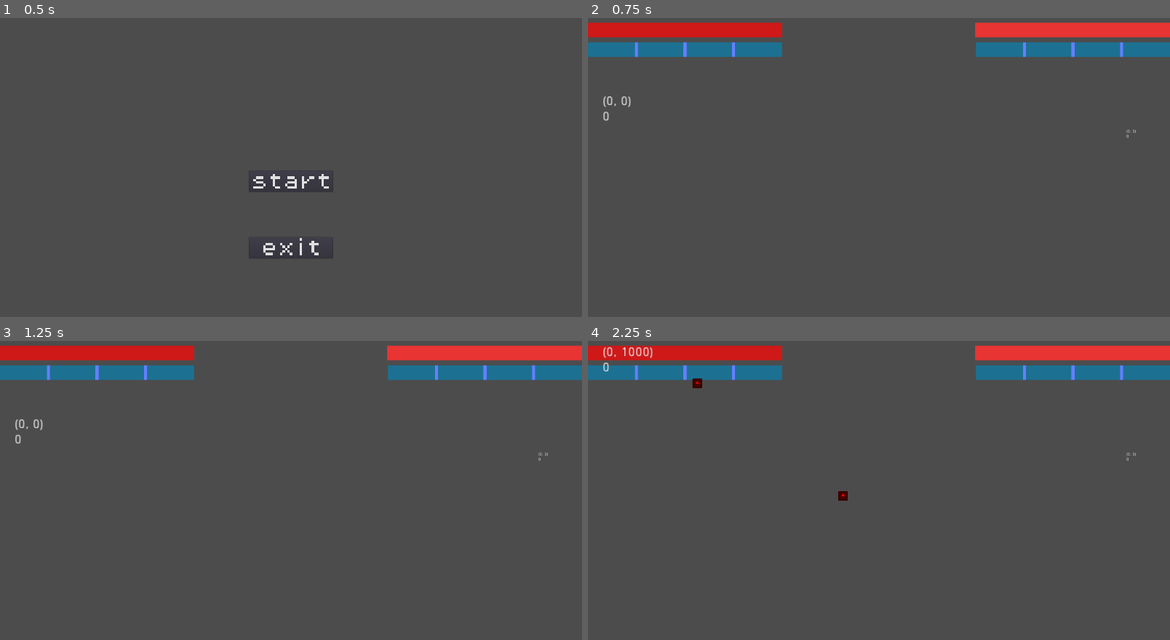
Above: before the commit, frames 1-4 (two rows, left to right).
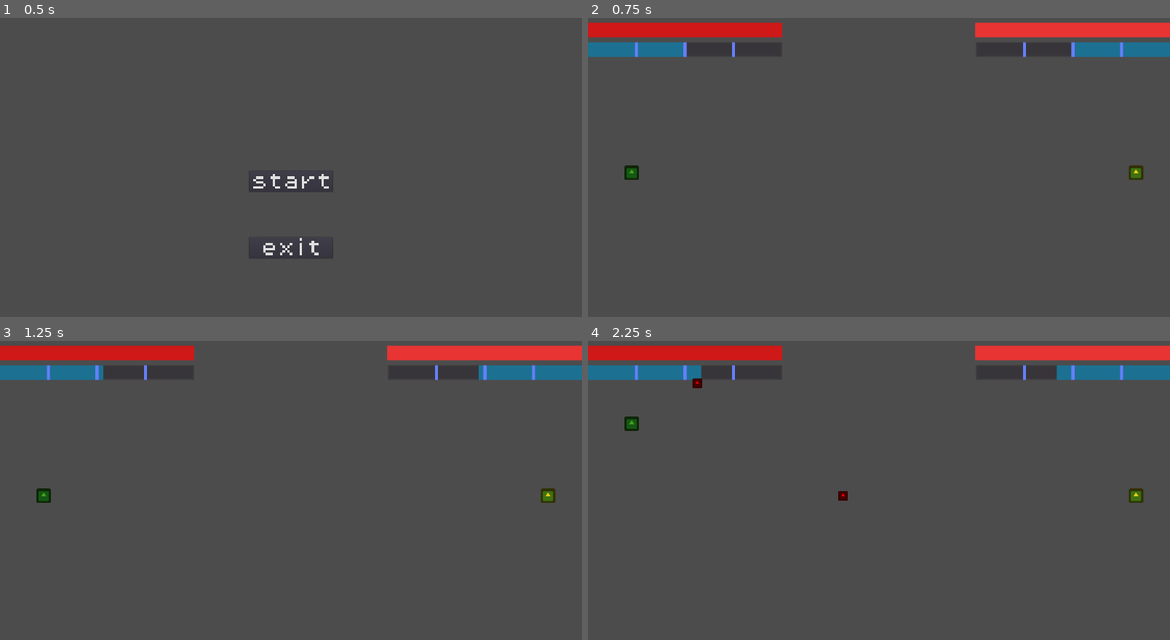
Above: after the commit, the same moments.

Repository: BeatMil/cat_vs_dog
Game: Godot game, scene res://scene/mainmenu.tscn
Two runs of this game, one before a commit and one after it. Both use one fixed random seed, a clock stepped at 60 frames per second and the inputs below. The engine's default icon, where the game draws it, is replaced by a stand-in: a white triangle on a blue panel in a dark square.
Inputs:
- Up to frame 1 (0.5 s): no input
- Up to frame 2 (0.75 s): click "start" at 0.5 s
- Up to frame 3 (1.25 s): no input
- Up to frame 4 (2.25 s): hold O (p1_up) 1.28-2.03 s; tap T (p2_attack) at 1.35 s; hold U (p1_down) from 2.03 s (still down); tap E (p1_attack) at 2.1 s

Frame 1 is identical in both runs. In frame 2, 2.0% of the frame differs, in the area x 2-96%, y 8-55%; in frame 3, 1.9%; in frame 4, 1.8%.

Commit message:
beta done playable with 2 gauge

Diff:
--- a/prefabs/character/cat.tscn
+++ b/prefabs/character/cat.tscn
@@ -1,12 +1,12 @@
 [gd_scene load_steps=3 format=2]
 
 [ext_resource path="res://prefabs/character.tscn" type="PackedScene" id=1]
-[ext_resource path="res://media/cat/cat.png" type="Texture" id=2]
+[ext_resource path="res://icon.png" type="Texture" id=2]
 
 [node name="cat" instance=ExtResource( 1 )]
 
 [node name="sprite" parent="." index="0"]
-visible = false
-position = Vector2( 16, 32 )
-scale = Vector2( 0.84375, 0.84375 )
+modulate = Color( 0.901961, 0.811765, 0.0862745, 1 )
+position = Vector2( -9.53674e-07, -2.86102e-06 )
+scale = Vector2( 1.5, 1.5 )
 texture = ExtResource( 2 )
--- a/prefabs/character/dog.tscn
+++ b/prefabs/character/dog.tscn
@@ -1,10 +1,12 @@
 [gd_scene load_steps=3 format=2]
 
+[ext_resource path="res://icon.png" type="Texture" id=1]
 [ext_resource path="res://prefabs/character.tscn" type="PackedScene" id=2]
-[ext_resource path="res://media/dog/dog_hurt.png" type="Texture" id=3]
 
 [node name="dog" instance=ExtResource( 2 )]
 
 [node name="sprite" parent="." index="0"]
-visible = false
-texture = ExtResource( 3 )
+modulate = Color( 0.282353, 0.635294, 0.105882, 1 )
+position = Vector2( 2.86102e-06, -2.86102e-06 )
+scale = Vector2( 1.5, 1.5 )
+texture = ExtResource( 1 )
--- a/scene/fight.tscn
+++ b/scene/fight.tscn
@@ -78,7 +78,8 @@
 margin_bottom = 128.0
 custom_styles/fg = SubResource( 4 )
 max_value = 120.0
-value = 120.0
+step = 0.1
+value = 60.0
 percent_visible = false
 __meta__ = {
 "_edit_group_": true,
@@ -100,6 +101,10 @@
 [node name="gauge_bar_timer" type="Timer" parent="P1/mp_bar/gauge_bar"]
 wait_time = 0.01
 
+[node name="mp_fill_timer" type="Timer" parent="P1/mp_bar"]
+wait_time = 0.01
+autostart = true
+
 [node name="p1" type="KinematicBody2D" parent="P1"]
 position = Vector2( 144, 512 )
 rotation = 0.00286608
@@ -121,12 +126,13 @@
 one_shot = true
 
 [node name="atk_timer" type="Timer" parent="P1/p1"]
-wait_time = 0.8
+wait_time = 2.0
 
 [node name="recovery_timer" type="Timer" parent="P1/p1"]
 wait_time = 0.5
 
 [node name="console" type="Label" parent="P1/p1"]
+visible = false
 margin_left = -96.7333
 margin_top = -255.724
 margin_right = -20.7333
@@ -167,7 +173,8 @@
 rect_rotation = 180.0
 custom_styles/fg = SubResource( 4 )
 max_value = 120.0
-value = 120.0
+step = 0.1
+value = 60.0
 percent_visible = false
 __meta__ = {
 "_edit_group_": true,
@@ -189,6 +196,10 @@
 [node name="gauge_bar_timer" type="Timer" parent="P2/mp_bar/gauge_bar"]
 wait_time = 0.01
 
+[node name="mp_fill_timer" type="Timer" parent="P2/mp_bar"]
+wait_time = 0.01
+autostart = true
+
 [node name="p2" type="KinematicBody2D" parent="P2"]
 position = Vector2( 1808, 512 )
 script = ExtResource( 6 )
@@ -196,7 +207,7 @@
 "_edit_group_": true
 }
 
-[node name="cat" parent="P2/p2" instance=ExtResource( 1 )]
+[node name="cha" parent="P2/p2" instance=ExtResource( 1 )]
 scale = Vector2( 0.5, 0.5 )
 
 [node name="shape2" type="CollisionShape2D" parent="P2/p2"]
@@ -213,12 +224,13 @@
 one_shot = true
 
 [node name="atk_timer" type="Timer" parent="P2/p2"]
-wait_time = 0.8
+wait_time = 2.0
 
 [node name="recovery_timer" type="Timer" parent="P2/p2"]
 wait_time = 0.5
 
 [node name="console" type="Label" parent="P2/p2"]
+visible = false
 margin_left = -32.0
 margin_top = -144.0
 margin_right = 64.0
@@ -228,6 +240,13 @@
 "_edit_use_anchors_": false
 }
 
+[node name="gauge2_atk" type="Node2D" parent="P2/p2"]
+position = Vector2( -1664, 0 )
+rotation = 0.00286608
+
+[node name="start_up_timer" type="Timer" parent="P2/p2/gauge2_atk"]
+one_shot = true
+
 [node name="gauge_line" type="Node2D" parent="."]
 __meta__ = {
 "_edit_group_": true
@@ -264,6 +283,7 @@
 points = PoolVector2Array( 128, 80, 128, 128 )
 [connection signal="value_changed" from="P1/hp_bar" to="." method="_on_hp_bar_value_changed"]
 [connection signal="timeout" from="P1/mp_bar/gauge_bar/gauge_bar_timer" to="P1/mp_bar/gauge_bar" method="_on_gauge_bar_timer_timeout"]
+[connection signal="timeout" from="P1/mp_bar/mp_fill_timer" to="P1/p1" method="_on_mp_fill_timer_timeout"]
 [connection signal="timeout" from="P1/p1/ftime" to="P1/p1" method="_on_frame_window_timeout"]
 [connection signal="timeout" from="P1/p1/dtime" to="P1/p1" method="_on_dtime_timeout"]
 [connection signal="timeout" from="P1/p1/atk_timer" to="P1/p1" method="_on_atk_timer_timeout"]
@@ -271,7 +291,9 @@
 [connection signal="timeout" from="P1/p1/gauge2_atk/start_up_timer" to="P1/p1" method="_on_start_up_timer_timeout"]
 [connection signal="value_changed" from="P2/hp_bar" to="." method="_on_hp_bar_value_changed"]
 [connection signal="timeout" from="P2/mp_bar/gauge_bar/gauge_bar_timer" to="P2/mp_bar/gauge_bar" method="_on_gauge_bar_timer_timeout"]
+[connection signal="timeout" from="P2/mp_bar/mp_fill_timer" to="P2/p2" method="_on_mp_fill_timer_timeout"]
 [connection signal="timeout" from="P2/p2/ftime" to="P2/p2" method="_on_ftime_timeout"]
 [connection signal="timeout" from="P2/p2/dtime" to="P2/p2" method="_on_dtime_timeout"]
 [connection signal="timeout" from="P2/p2/atk_timer" to="P2/p2" method="_on_atk_timer_timeout"]
 [connection signal="timeout" from="P2/p2/recovery_timer" to="P2/p2" method="_on_recovery_timer_timeout"]
+[connection signal="timeout" from="P2/p2/gauge2_atk/start_up_timer" to="P2/p2" method="_on_start_up_timer_timeout"]
--- a/script/p1.gd
+++ b/script/p1.gd
@@ -182,4 +182,9 @@
 
 func _on_start_up_timer_timeout():
 	spawn_blaster_attack()
+	$"cha".set_invincible(false)
 	state = WALK
+
+
+func _on_mp_fill_timer_timeout():
+	$"../mp_bar".value += $"../mp_bar".step
--- a/script/p2.gd
+++ b/script/p2.gd
@@ -8,6 +8,7 @@
 var is_attacking = false
 const normal_attack = preload("res://prefabs/normal_attack.tscn")
 const sniper_attack = preload("res://prefabs/sniper_attack.tscn")
+const blaster_attack = preload("res://prefabs/blaster_attack.tscn")
 
 # dash
 const NEUTRAL = 0
@@ -20,6 +21,7 @@
 const WALK = 0
 const DASH = 1
 const RECOVERY = 2
+const INVIN = 3
 
 
 # input history
@@ -35,8 +37,9 @@
 	print("p2.gd")
 
 func _input(_event):
-	if Input.is_action_just_pressed("sniper"):
-		spawn_sniper_attack()
+	# if Input.is_action_just_pressed("sniper"):
+	# 	spawn_sniper_attack()
+	pass
 
 func _process(_delta):
 	# $"console".text = String($"dtime".time_left)
@@ -55,9 +58,12 @@
 			spawn_normal_attack()
 			$"atk_timer".start()
 		elif Input.is_action_just_released("p2_attack"):
-
-			# gauge attack
-			if $"../mp_bar/gauge_bar".value >= 30:
+			# GAUGE ATTACK
+			if $"../mp_bar/gauge_bar".value >= 60:
+				$"../mp_bar".value -= 60
+				state = INVIN
+				$"gauge2_atk/start_up_timer".start()
+			elif $"../mp_bar/gauge_bar".value >= 30:
 				$"../mp_bar".value -= 30
 				spawn_sniper_attack()
 
@@ -107,6 +113,10 @@
 			motion = Vector2(0,WALK_SPEED * 3)
 	elif state == RECOVERY:
 		motion = Vector2.ZERO
+	elif state == INVIN:
+		motion = Vector2.ZERO
+		$"cha".set_invincible(true)
+
 
 	# I have no idea how to get rid of this warning
 	move_and_collide(motion * _delta)
@@ -155,7 +165,27 @@
 	$"..".add_child(attack)
 
 
+func spawn_blaster_attack():
+	var cur_pos = $".".position
+	var attack = blaster_attack.instance()
+	attack.name = "bla_atk"
+	attack.position = cur_pos + Vector2(-1000,0) # spawn infront
+	# attack.direction = 1
+	$"..".add_child(attack)
+
+
 func _on_recovery_timer_timeout():
 	comm_reset()
 	state = WALK
 	$"recovery_timer".stop()
+
+
+func _on_start_up_timer_timeout():
+	spawn_blaster_attack()
+	$"cha".set_invincible(false)
+	state = WALK
+
+
+
+func _on_mp_fill_timer_timeout():
+	$"../mp_bar".value += $"../mp_bar".step
Not shown, added: export_presets.cfg
